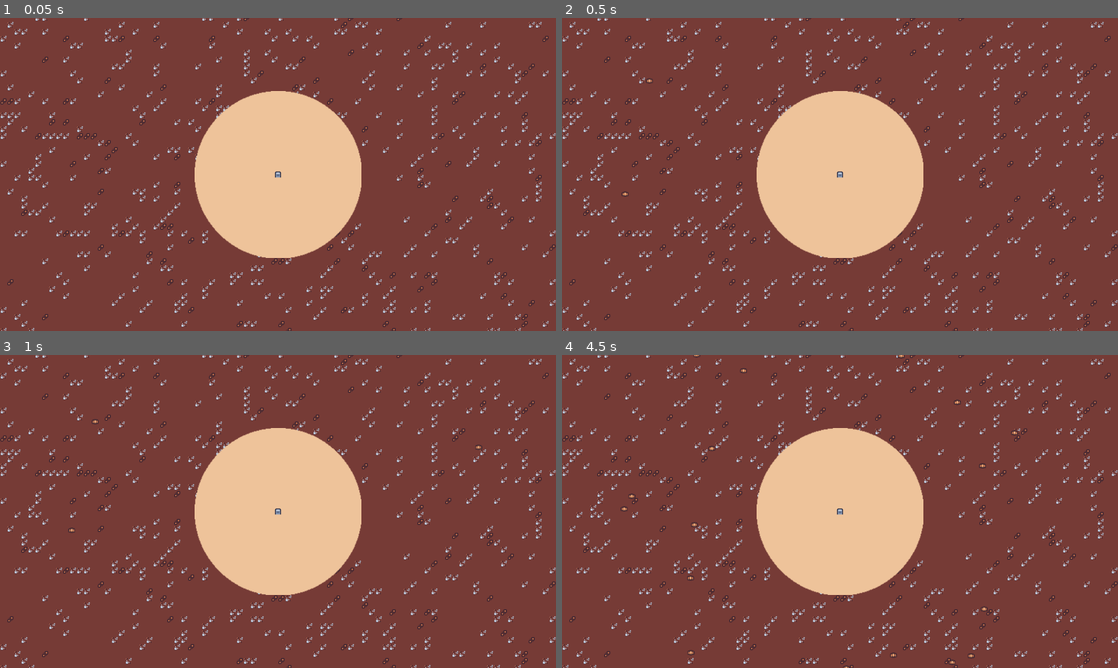
Above: before the commit, frames 1-4 (two rows, left to right).
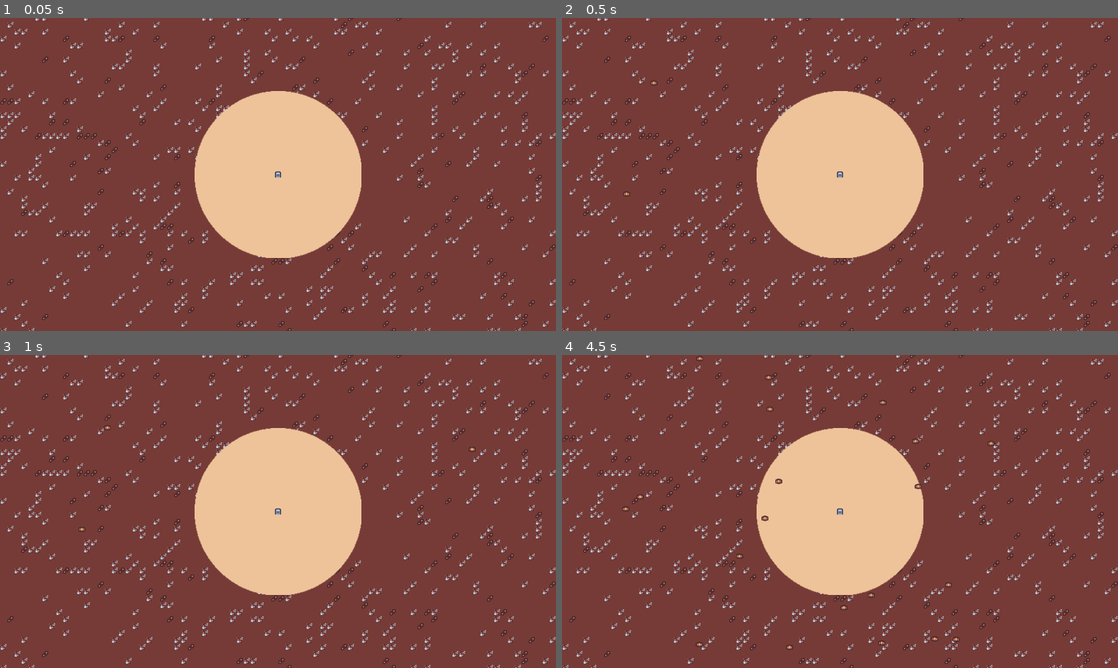
Above: after the commit, the same moments.

Repository: Mopjoyovans/BaseDefender
Game: Godot game, scene res://scenes/main/main.tscn
Two runs of this game, one before a commit and one after it. Both use one fixed random seed, a clock stepped at 60 frames per second and the inputs below.
Inputs:
- Up to frame 1 (0.05 s): no input
- Up to frame 2 (0.5 s): no input
- Up to frame 3 (1 s): no input
- Up to frame 4 (4.5 s): tap Enter at 1.25 s

Frame 1 is identical in both runs. In frame 2, less than 0.1% of the frame differs, in the area x 10-18%, y 19-58%; in frame 3, less than 0.1%; in frame 4, 0.6%, in the area x 10-82%, y 0-100%.

Commit message:
Fixed most collision issues, need to fix damage still

Diff:
--- a/project.godot
+++ b/project.godot
@@ -30,5 +30,6 @@
 
 2d_physics/layer_1="Terrain"
 2d_physics/layer_2="Core"
-2d_physics/layer_3="Enemy"
-2d_physics/layer_4="Enemy_Layer"
+2d_physics/layer_3="Shield"
+2d_physics/layer_4="Enemy"
+2d_physics/layer_5="Enemy_Collision_Box"
--- a/scenes/game_object/core/core.gd
+++ b/scenes/game_object/core/core.gd
@@ -15,14 +15,18 @@
 
 
 func check_deal_damage():
+	print("check deal damage")
+	print(number_colliding_bodies)
 	if number_colliding_bodies == 0 or not damage_interval_timer.is_stopped():
 		return
 
+	print("deal damage")
 	health_component.damage(1)
 	damage_interval_timer.start()
 
 
 func on_body_entered(other_body: Node2D):
+	print("body entered")
 	number_colliding_bodies += 1
 	check_deal_damage()
 
--- a/scenes/game_object/core/core.tscn
+++ b/scenes/game_object/core/core.tscn
@@ -5,13 +5,16 @@
 [ext_resource type="Texture2D" uid="uid://csgarxi1awejr" path="res://scenes/game_object/core/core.png" id="3_dnk8e"]
 
 [sub_resource type="CircleShape2D" id="CircleShape2D_k4f42"]
+radius = 15.0
 
 [sub_resource type="CapsuleShape2D" id="CapsuleShape2D_mka1v"]
-radius = 8.0
-height = 16.0
+radius = 5.0
+height = 10.0
 
 [node name="Core" type="CharacterBody2D" groups=["core"]]
 collision_layer = 0
+collision_mask = 0
+motion_mode = 1
 script = ExtResource("1_x3tmx")
 
 [node name="HealthComponent" parent="." instance=ExtResource("2_0mp67")]
@@ -19,7 +22,7 @@
 [node name="DamageIntervalTimer" type="Timer" parent="."]
 
 [node name="CollisionArea2D" type="Area2D" parent="."]
-collision_layer = 0
+collision_layer = 2
 collision_mask = 8
 
 [node name="CollisionShape2D" type="CollisionShape2D" parent="CollisionArea2D"]
--- a/scenes/game_object/enemy/enemy.gd
+++ b/scenes/game_object/enemy/enemy.gd
@@ -1,19 +1,34 @@
 extends CharacterBody2D
 class_name Enemy
 
-const MAX_SPEED = 40
+@export var attack_range: float = 20
+@export var max_speed = 40
 
 @onready var health_component: HealthComponent = $HealthComponent
 
 
 func _process(delta):
 	var direction = get_direction_to_core()
-	velocity = direction * MAX_SPEED
+	velocity = direction * max_speed
+
+	if velocity == Vector2.ZERO:
+		enemy_attack_target()
 	move_and_slide()
 
 
 func get_direction_to_core():
 	var core_node = get_tree().get_first_node_in_group("core") as Core
-	if core_node != null:
+	if core_node != null and not is_enemy_in_range(core_node):
 		return (core_node.global_position - global_position).normalized()
 	return Vector2.ZERO
+
+
+func is_enemy_in_range(target: Node2D):
+	var distance_to_target = global_position.distance_to(target.global_position)
+	return distance_to_target <= attack_range
+
+
+func enemy_attack_target():
+#	print("enemy attack target")
+	var core_node = get_tree().get_first_node_in_group("core") as Core
+	pass
--- a/scenes/game_object/enemy/enemy.tscn
+++ b/scenes/game_object/enemy/enemy.tscn
@@ -1,15 +1,21 @@
-[gd_scene load_steps=5 format=3 uid="uid://42csq3bkncbr"]
+[gd_scene load_steps=6 format=3 uid="uid://42csq3bkncbr"]
 
 [ext_resource type="Script" path="res://scenes/game_object/enemy/enemy.gd" id="1_2cjns"]
 [ext_resource type="PackedScene" uid="uid://hkan1yq5sv8q" path="res://scenes/component/health_component.tscn" id="1_o0utv"]
 [ext_resource type="Texture2D" uid="uid://c62gpf8hef0d6" path="res://scenes/game_object/enemy/enemy.png" id="2_6d7kj"]
 
 [sub_resource type="CircleShape2D" id="CircleShape2D_hq444"]
+radius = 4.0
+
+[sub_resource type="CircleShape2D" id="CircleShape2D_lylka"]
+radius = 12.0416
 
 [node name="Enemy" type="CharacterBody2D"]
 collision_layer = 8
-collision_mask = 9
+collision_mask = 8
+motion_mode = 1
 script = ExtResource("1_2cjns")
+max_speed = 80
 
 [node name="HealthComponent" parent="." instance=ExtResource("1_o0utv")]
 
@@ -18,3 +24,10 @@
 
 [node name="CollisionShape2D" type="CollisionShape2D" parent="."]
 shape = SubResource("CircleShape2D_hq444")
+
+[node name="Area2D" type="Area2D" parent="."]
+collision_layer = 0
+collision_mask = 0
+
+[node name="CollisionShape2D" type="CollisionShape2D" parent="Area2D"]
+shape = SubResource("CircleShape2D_lylka")
--- /dev/null
+++ b/scenes/game_object/shield/shield.gd
@@ -0,0 +1,17 @@
+extends Node
+class_name Shield
+
+@onready var health_component: HealthComponent = $HealthComponent
+
+
+func _ready():
+	health_component.health_changed.connect(on_health_changed)
+
+
+func check_deal_damage():
+	print("check deal shield damage")
+	health_component.damage(1)
+
+
+func on_health_changed():
+	pass
--- /dev/null
+++ b/scenes/game_object/shield/shield.tscn
@@ -0,0 +1,24 @@
+[gd_scene load_steps=5 format=3 uid="uid://b2mvq8mrn3s00"]
+
+[ext_resource type="Script" path="res://scenes/game_object/shield/shield.gd" id="1_75p7o"]
+[ext_resource type="Texture2D" uid="uid://dv41rfcs8mv8m" path="res://scenes/game_object/shield/shield.png" id="1_ftibe"]
+[ext_resource type="PackedScene" uid="uid://hkan1yq5sv8q" path="res://scenes/component/health_component.tscn" id="2_u0bh2"]
+
+[sub_resource type="CircleShape2D" id="CircleShape2D_2bck8"]
+radius = 198.091
+
+[node name="Shield" type="Node"]
+script = ExtResource("1_75p7o")
+
+[node name="HealthComponent" parent="." instance=ExtResource("2_u0bh2")]
+
+[node name="Sprite2D" type="Sprite2D" parent="."]
+scale = Vector2(1.5, 1.5)
+texture = ExtResource("1_ftibe")
+
+[node name="CollisionArea2D" type="Area2D" parent="."]
+collision_layer = 4
+collision_mask = 8
+
+[node name="CollisionShape2D" type="CollisionShape2D" parent="CollisionArea2D"]
+shape = SubResource("CircleShape2D_2bck8")
Binary file added: scenes/game_object/shield/shield.png
Not shown, added: scenes/game_object/shield/shield.png.import
